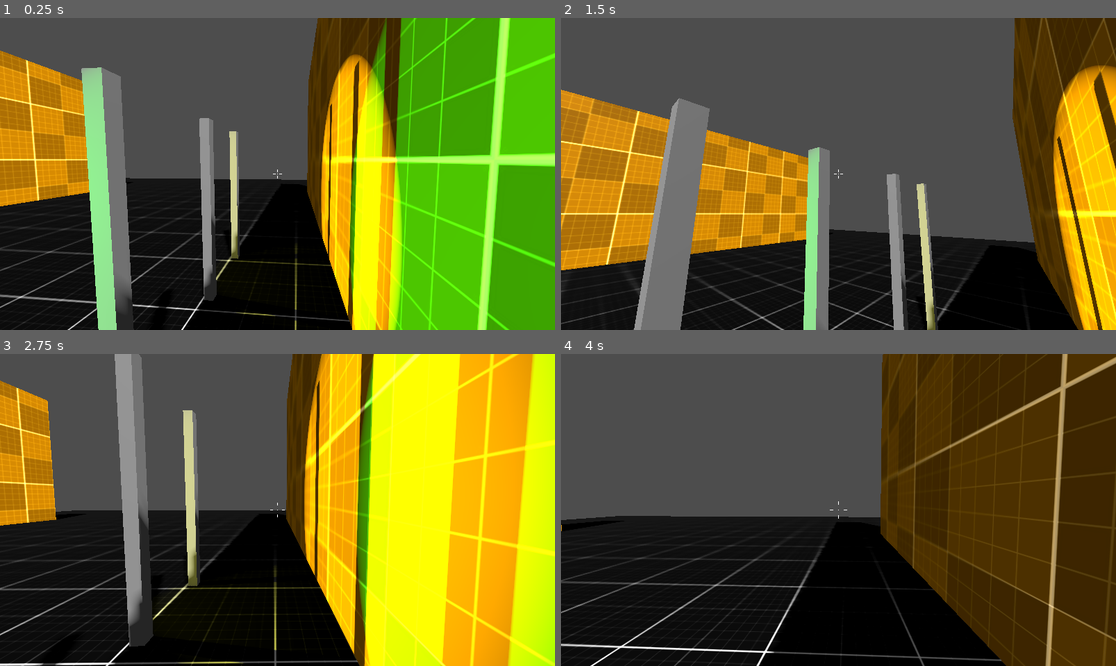
Above: before the commit, frames 1-4 (two rows, left to right).
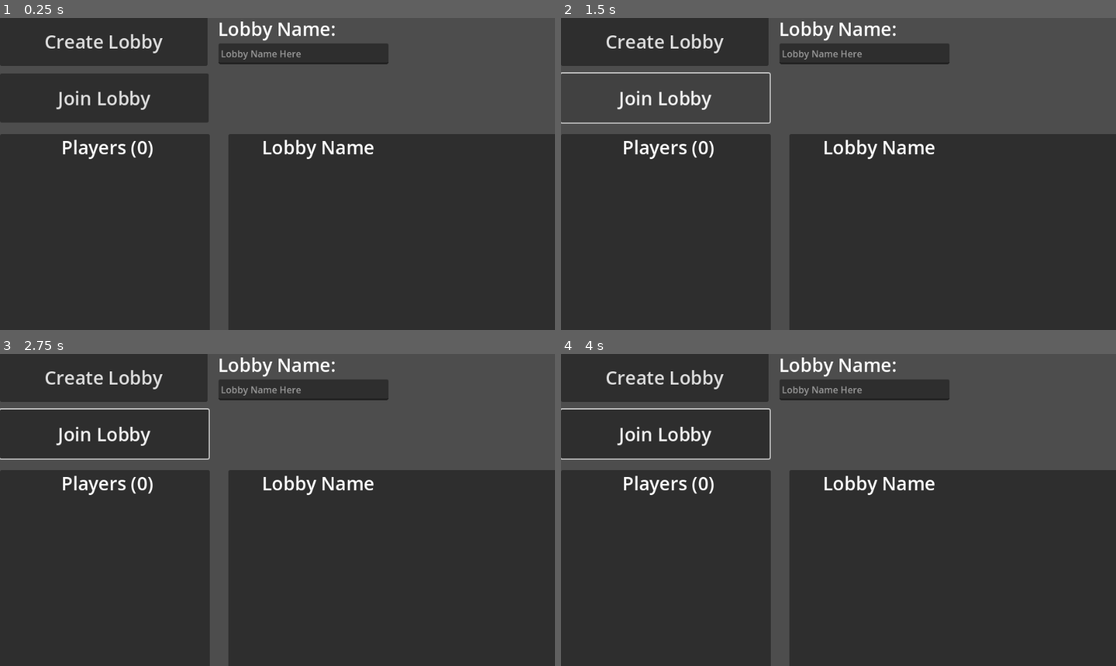
Above: after the commit, the same moments.

Repository: i-am-set/G.Project-Rime
Game: Godot game, scene res://scenes/mainmenu.tscn
Same seed, same stepped clock (60 frames per second), same inputs: the game is played once before the commit and once after it. Before the commit the project starts from res://levels/level_015.tscn. A sky picture missing from this copy of the repository is replaced by a grey-blue gradient.
Inputs (mouse positions are in pixels of both pictures, inside the frame that each line leads up to):
- Up to frame 1 (0.25 s): no input
- Up to frame 2 (1.5 s): click (666, 39) at 0.5 s, where only the run after the commit has a clickable "Create Lobby"; click (666, 99) at 1.25 s, where only the run after the commit has a clickable "Join Lobby"
- Up to frame 3 (2.75 s): move the mouse to (305, 510) at 2.02 s; hold W (move_forward) from 2.03 s (still down); hold C (crouch) from 2.03 s (still down)
- Up to frame 4 (4 s): keep holding W (move_forward); move the mouse to (810, 510) at 2.77 s; release C (crouch) at 2.78 s; tap Shift (sprint) at 2.85 s; move the mouse to (849, 503) at 3.52 s; hold C (crouch) from 3.53 s (still down)

The runs differ from the first frame. In frame 1, 90% of the frame differs, in the area x 0-100%, y 0-100%; in frame 2, 78%; in frame 3, 90%; in frame 4, 87%.
Error after the commit: Parse Error: Identifier "Steam" not declared in the current scope. (res://scripts/global.gd:19)

Commit message:
End of work push 10:31 pm 2/12/2024

Diff:
--- a/controllers/fps_controller.tscn
+++ b/controllers/fps_controller.tscn
@@ -63,7 +63,7 @@
 tracks/3/type = "value"
 tracks/3/imported = false
 tracks/3/enabled = true
-tracks/3/path = NodePath("ShapeCast3D:position")
+tracks/3/path = NodePath("OverheadShapeCast:position")
 tracks/3/interp = 2
 tracks/3/loop_wrap = true
 tracks/3/keys = {
@@ -170,7 +170,7 @@
 tracks/3/type = "value"
 tracks/3/imported = false
 tracks/3/enabled = true
-tracks/3/path = NodePath("ShapeCast3D:position")
+tracks/3/path = NodePath("OverheadShapeCast:position")
 tracks/3/interp = 1
 tracks/3/loop_wrap = true
 tracks/3/keys = {
@@ -311,7 +311,7 @@
 tracks/3/type = "value"
 tracks/3/imported = false
 tracks/3/enabled = true
-tracks/3/path = NodePath("ShapeCast3D:position")
+tracks/3/path = NodePath("OverheadShapeCast:position")
 tracks/3/interp = 2
 tracks/3/loop_wrap = true
 tracks/3/keys = {
@@ -466,7 +466,7 @@
 MOUSE_SENSITIVITY = 1.0
 CAMERA_CONTROLLER = NodePath("CameraController/Camera3D")
 ANIMATIONPLAYER = NodePath("AnimationPlayer")
-CROUCH_SHAPECAST = NodePath("ShapeCast3D")
+CROUCH_SHAPECAST = NodePath("OverheadShapeCast")
 
 [node name="CollisionShape3D" type="CollisionShape3D" parent="."]
 transform = Transform3D(1, 0, 0, 0, 1, 0, 0, 0, 1, 0, 1, 0)
@@ -502,9 +502,9 @@
 libraries = {
 "": SubResource("AnimationLibrary_m2i2j")
 }
-blend_times = [&"Walking", &"Walking", 0.5, &"Walking", &"Sprinting", 0.5, &"JumpStart", &"Walking", 0.5, &"Sprinting", &"Walking", 0.5, &"Sprinting", &"Crouching", 0.5, &"JumpEnd", &"Walking", 0.5, &"JumpEnd", &"JumpStart", 0.1, &"Crouching", &"Walking", 0.5, &"Crouching", &"Sprinting", 0.5]
-
-[node name="ShapeCast3D" type="ShapeCast3D" parent="."]
+blend_times = [&"JumpEnd", &"Walking", 0.5, &"JumpEnd", &"JumpStart", 0.1, &"Crouching", &"Walking", 0.5, &"Crouching", &"Sprinting", 0.5, &"Walking", &"Walking", 0.5, &"Walking", &"Sprinting", 0.5, &"Sprinting", &"Crouching", 0.5, &"Sprinting", &"Walking", 0.5, &"JumpStart", &"Walking", 0.5]
+
+[node name="OverheadShapeCast" type="ShapeCast3D" parent="."]
 unique_name_in_owner = true
 transform = Transform3D(1, 0, 0, 0, -4.37114e-08, 1, 0, -1, -4.37114e-08, 0, 1.5, 0)
 shape = SubResource("SeparationRayShape3D_cvmy6")
@@ -576,6 +576,8 @@
 
 [node name="WalkingPlayerState" type="Node" parent="PlayerStateMachine"]
 script = ExtResource("9_64gk6")
+SPEED = 3.0
+ACCELERATION = 0.075
 
 [node name="SprintingPlayerState" type="Node" parent="PlayerStateMachine"]
 unique_name_in_owner = true
--- a/controllers/scripts/CrouchingPlayerState.gd
+++ b/controllers/scripts/CrouchingPlayerState.gd
@@ -6,7 +6,7 @@
 @export var TOGGLE_CROUCH : bool = false
 @export_range(1, 6, 0.1) var CROUCH_SPEED : float = 4.0
 
-@onready var CROUCH_SHAPECAST : ShapeCast3D = %ShapeCast3D
+@onready var CROUCH_SHAPECAST : ShapeCast3D = %OverheadShapeCast
 
 var RELEASED : bool = false
 
--- a/controllers/scripts/SlidingPlayerState.gd
+++ b/controllers/scripts/SlidingPlayerState.gd
@@ -6,7 +6,7 @@
 @export var TILT_AMOUNT : float = 0.09
 @export_range(1, 6, 0.1) var SLIDE_ANIM_SPEED : float = 4.0
 
-@onready var CROUCH_SHAPECAST : ShapeCast3D = %ShapeCast3D
+@onready var CROUCH_SHAPECAST : ShapeCast3D = %OverheadShapeCast
 
 func enter(previous_state) -> void:
 	set_tilt(PLAYER._current_rotation)
--- a/controllers/scripts/fps_controller.gd
+++ b/controllers/scripts/fps_controller.gd
@@ -20,7 +20,7 @@
 
 var _current_rotation : float
 
-# Get the gravity from the project settings to be synced with RigidBody nodes.
+# Get the gravity from the project s ettings to be synced with RigidBody nodes.
 
 var gravity = 9.8
 
--- a/multiplayer/MultiplayerController.tscn
+++ /dev/null
@@ -1,36 +0,0 @@
-[gd_scene load_steps=2 format=3 uid="uid://ul2g4eoichyf"]
-
-[ext_resource type="Script" path="res://scripts/MultiplayerController.gd" id="1_v7mup"]
-
-[node name="MultiplayerController" type="Control"]
-layout_mode = 3
-anchors_preset = 15
-anchor_right = 1.0
-anchor_bottom = 1.0
-grow_horizontal = 2
-grow_vertical = 2
-script = ExtResource("1_v7mup")
-
-[node name="Host" type="Button" parent="."]
-layout_mode = 0
-offset_left = 32.0
-offset_top = 33.0
-offset_right = 83.0
-offset_bottom = 64.0
-text = "HOST"
-
-[node name="Join" type="Button" parent="."]
-layout_mode = 0
-offset_left = 32.0
-offset_top = 72.0
-offset_right = 75.0
-offset_bottom = 103.0
-text = "JOIN"
-
-[node name="Start Game" type="Button" parent="."]
-layout_mode = 0
-offset_left = 32.0
-offset_top = 113.0
-offset_right = 138.0
-offset_bottom = 144.0
-text = "START GAME"
--- a/project.godot
+++ b/project.godot
@@ -11,8 +11,8 @@
 [application]
 
 config/name="G.Project-Rime"
-run/main_scene="res://levels/level_015.tscn"
-config/features=PackedStringArray("4.2", "Forward Plus")
+run/main_scene="res://scenes/mainmenu.tscn"
+config/features=PackedStringArray("4.2", "C#", "Forward Plus")
 config/icon="res://icon.svg"
 
 [autoload]
@@ -21,11 +21,10 @@
 
 [display]
 
-window/size/viewport_width=1920
-window/size/viewport_height=1080
+window/size/viewport_width=960
+window/size/viewport_height=540
 window/size/mode=2
 window/size/initial_position_type=0
-window/size/always_on_top=true
 
 [dotnet]
 
--- /dev/null
+++ b/scenes/mainmenu.tscn
@@ -0,0 +1,141 @@
+[gd_scene load_steps=3 format=3 uid="uid://bf3ab670oy0m8"]
+
+[ext_resource type="Script" path="res://steam/Steam Lobby.gd" id="1_0trix"]
+
+[sub_resource type="Theme" id="Theme_ti0bt"]
+Button/font_sizes/font_size = 32
+Label/font_sizes/font_size = 48
+
+[node name="Control" type="Control"]
+layout_mode = 3
+anchors_preset = 15
+anchor_right = 1.0
+anchor_bottom = 1.0
+offset_top = -2.0
+offset_bottom = -2.0
+grow_horizontal = 2
+grow_vertical = 2
+theme = SubResource("Theme_ti0bt")
+script = ExtResource("1_0trix")
+
+[node name="CreateLobby" type="Button" parent="."]
+layout_mode = 0
+offset_right = 359.0
+offset_bottom = 85.0
+text = "Create Lobby"
+
+[node name="Label2" type="Label" parent="CreateLobby"]
+layout_mode = 0
+offset_left = 377.0
+offset_top = -2.0
+offset_right = 581.0
+offset_bottom = 65.0
+theme_override_font_sizes/font_size = 32
+text = "Lobby Name:"
+
+[node name="LobbySetName" type="TextEdit" parent="CreateLobby"]
+layout_mode = 0
+offset_left = 378.0
+offset_top = 46.0
+offset_right = 672.0
+offset_bottom = 82.0
+placeholder_text = "Lobby Name Here"
+
+[node name="JoinLobby" type="Button" parent="."]
+layout_mode = 0
+offset_top = 98.0
+offset_right = 361.0
+offset_bottom = 183.0
+text = "Join Lobby"
+
+[node name="StartGame" type="Button" parent="."]
+layout_mode = 0
+offset_left = 1524.0
+offset_top = 111.0
+offset_right = 1897.0
+offset_bottom = 189.0
+text = "Start Game"
+
+[node name="LeaveLobby" type="Button" parent="."]
+layout_mode = 0
+offset_left = 2.0
+offset_top = 935.0
+offset_right = 365.0
+offset_bottom = 1017.0
+text = "Leave Lobby"
+
+[node name="SteamName" type="Label" parent="."]
+layout_mode = 0
+offset_left = 1525.0
+offset_top = 23.0
+offset_right = 1895.0
+offset_bottom = 90.0
+text = "Steam Name"
+horizontal_alignment = 2
+vertical_alignment = 1
+autowrap_mode = 2
+
+[node name="Players" type="Panel" parent="."]
+layout_mode = 0
+offset_top = 203.0
+offset_right = 363.0
+offset_bottom = 869.0
+
+[node name="PlayerCount" type="Label" parent="Players"]
+layout_mode = 0
+offset_left = 106.0
+offset_right = 265.0
+offset_bottom = 67.0
+theme_override_font_sizes/font_size = 32
+text = "Players (0)"
+
+[node name="PlayerList" type="RichTextLabel" parent="Players"]
+layout_mode = 0
+offset_left = 23.0
+offset_top = 53.0
+offset_right = 347.0
+offset_bottom = 642.0
+
+[node name="Chat" type="Panel" parent="."]
+layout_mode = 0
+offset_left = 395.0
+offset_top = 203.0
+offset_right = 1896.0
+offset_bottom = 869.0
+
+[node name="ChatName" type="Label" parent="Chat"]
+layout_mode = 0
+offset_left = 58.0
+offset_right = 217.0
+offset_bottom = 67.0
+theme_override_font_sizes/font_size = 32
+text = "Lobby Name"
+
+[node name="ChatOutput" type="RichTextLabel" parent="Chat"]
+layout_mode = 0
+offset_left = 8.0
+offset_top = 47.0
+offset_right = 1487.0
+offset_bottom = 655.0
+
+[node name="SendMessage" type="Button" parent="."]
+layout_mode = 0
+offset_left = 408.0
+offset_top = 910.0
+offset_right = 602.0
+offset_bottom = 950.0
+theme_override_font_sizes/font_size = 16
+text = "Send Message"
+
+[node name="TextEdit" type="TextEdit" parent="SendMessage"]
+layout_mode = 0
+offset_left = 199.0
+offset_top = 2.0
+offset_right = 1012.0
+offset_bottom = 38.0
+placeholder_text = "Your Message Here"
+
+[connection signal="pressed" from="CreateLobby" to="." method="_on_create_lobby_pressed"]
+[connection signal="pressed" from="JoinLobby" to="." method="_on_join_lobby_pressed"]
+[connection signal="pressed" from="StartGame" to="." method="_on_start_game_pressed"]
+[connection signal="pressed" from="LeaveLobby" to="." method="_on_leave_lobby_pressed"]
--- a/scripts/MultiplayerController.gd
+++ /dev/null
@@ -1,21 +0,0 @@
-extends Control
-
-@export var Address = "127.0.0.1"
-
-func _ready():
-	multiplayer.peer_connected.connect(peer_connected)
-	multiplayer.peer_disconnected.connect(peer_disconnected)
-	multiplayer.connected_to_server.connect(connected_to_server)
-	multiplayer.connection_failed.connect(connection_failed)
-
-func peer_connected(id):
-	print("Player Connected" + id)
-
-func peer_disconnected(id):
-	print("Player Disconnected" + id)
-
-func connected_to_server():
-	print("Connected to server")
-
-func connection_failed():
-	print("Could not connect")
--- a/scripts/global.gd
+++ b/scripts/global.gd
@@ -2,3 +2,52 @@
 
 var debug # Reference to DebugPanel for debug property assignment
 var player # Reference to PlayerController
+
+# Steam Variables
+var OWNED = false
+var ONLINE = false
+var STEAM_ID = 0
+var STEAM_NAME = ""
+# Lobby Variables
+var DATA
+var LOBBY_ID = 0
+var LOBBY_MAX_MEMBERS = 4
+var LOBBY_MEMBERS = []
+var LOBBY_INVITE_ARG = false
+
+func _ready():
+	var INIT = Steam.steamInit()
+	if INIT['status'] == 20:
+		print("Steam is not running. Please run steam for this integration to work.")
+		# Show an alert
+		OS.alert("Initialization Status: " + str(INIT['status']) + "\n" + str(INIT['verbal']) + "\nPlease run steam for this integration to work.", "Steam not running.")
+		# Quit the game
+		get_tree().quit()
+		return
+	elif Steam.getSteamID() <= 0:
+		print("Steam has not fully initualized and/or no valid Steam ID was found.")
+		# Show an alert
+		OS.alert("Steam has not fully initualized and/or no valid Steam ID was found.\nPlease wait for Steam to initualize and try again.", "Failure to find Steam ID")
+		# Quit the game
+		get_tree().quit()
+		return
+	elif INIT['status'] != 1:
+		print("Steam is not running. Please run steam for this integration to work.")
+		# Show an alert
+		OS.alert("Initialization Status: " + str(INIT['status']) + "\n" + str(INIT['verbal']), str(INIT['verbal']))
+		# Quit the game
+		get_tree().quit()
+		return
+
+	ONLINE = Steam.loggedOn()
+	STEAM_ID = Steam.getSteamID()
+	STEAM_NAME = Steam.getPersonaName()
+	OWNED = Steam.isSubscribed()
+
+	#if OWNED == false:
+		#print("User does not own this game.")
+		#OS.alert("License not found.\nPlease purchase a copy of the game to proceed.", "Game is not owned.")
+		#get_tree().quit()
+
+func _process(delta):
+	Steam.run_callbacks()
--- /dev/null
+++ b/steam/Steam Lobby.gd
@@ -0,0 +1,350 @@
+extends Node
+
+enum lobby_status {Private, Friends, Public, Invisible}
+enum search_distance {Close, Default, Far, Worldwide}
+
+@onready var steamName = $SteamName
+@onready var lobbySetName = $CreateLobby/LobbySetName
+@onready var lobbyGetName = $Chat/ChatName
+@onready var lobbyOutput = $Chat/ChatOutput
+#@onready var lobbyPopup =
+#@onready var lobbyList =
+@onready var playerCount = $Players/PlayerCount
+@onready var playerList = $Players/PlayerList
+@onready var chatInput = $SendMessage/TextEdit
+
+func _ready():
+	# set steam name on screen
+	steamName.text = Global.STEAM_NAME
+	# Steamwork connections
+	Steam.lobby_created.connect(_on_lobby_created)
+	#Steam.lobby_match_list.connect(_on_lobby_match_list)
+	Steam.lobby_joined.connect(_on_lobby_joined)
+	Steam.lobby_chat_update.connect(_on_lobby_chat_update)
+	##Steam.lobby_message.connect(_on_lobby_message)
+	Steam.lobby_data_update.connect(_on_lobby_data_update)
+	Steam.join_requested.connect(_on_lobby_join_Requested)
+	##Steam.lobby_invite.connect(_on_lobby_invite)
+	#Steam.persona_state_change.connect(_on_persona_change)
+	## Check for command line arguments
+	check_command_line()
+
+#################
+### Functions ###
+#################
+
+func create_lobby() -> void:
+	# Make sure a lobby is not already set
+	if Global.LOBBY_ID == 0:
+		Steam.createLobby(Steam.LOBBY_TYPE_PUBLIC, Global.LOBBY_MAX_MEMBERS)
+
+func join_lobby(this_lobby_id):
+	#lobbyPopup.hide()
+	var _name = Steam.getLobbyData(this_lobby_id, "name")
+	display_message("Joining lobby " + str(_name) + "...")
+
+	# Clear previous lobby members lists
+	Global.LOBBY_MEMBERS.clear()
+
+	# Steam join request
+	Steam.joinLobby(this_lobby_id)
+
+func get_lobby_members() -> void:
+	# Clear your previous lobby list
+	Global.LOBBY_MEMBERS.clear()
+
+	# Get the number of members from this lobby from Steam
+	var num_of_members: int = Steam.getNumLobbyMembers(Global.LOBBY_ID)
+	# Update player list count
+	playerCount.set_text("Players (" + str(num_of_members) + ")")
+
+	# Get the data of these players from Steam
+	for this_member in range(0, num_of_members):
+		# Get the member's Steam ID
+		var member_steam_id: int = Steam.getLobbyMemberByIndex(Global.LOBBY_ID, this_member)
+
+		# Get the member's Steam name
+		var member_steam_name: String = Steam.getFriendPersonaName(member_steam_id)
+
+		# Add them to the list
+		add_player_list(member_steam_id, member_steam_name)
+
+func add_player_list(this_steam_id, this_steam_name):
+	# Add players to list
+	Global.LOBBY_MEMBERS.append({"steam_id":this_steam_id, "steam_name":this_steam_name})
+	# Ensure list is cleared
+	playerList.clear()
+	# Populate player list
+	for member in Global.LOBBY_MEMBERS:
+		playerList.add_text(str(member["steam_name"]) + "\n")
+
+func display_message(message):
+	lobbyOutput.add_text("\n" + str(message))
+
+
+#######################
+### Steam Callbacks ###
+#######################
+
+func _on_lobby_created(connect: int, this_lobby_id: int) -> void:
+	if connect == 1:
+		# Set the lobby ID
+		Global.LOBBY_ID = this_lobby_id
+		display_message("Created lobby: " + lobbySetName.text)
+
+		# Set this lobby as joinable, just in case, though this should be done by default
+		Steam.setLobbyJoinable(this_lobby_id, true)
+
+		# Set lobby data
+		Steam.setLobbyData(this_lobby_id, "name", lobbySetName.text)
+		var _name = Steam.getLobbyData(this_lobby_id, "name")
+		lobbyGetName.text = str(_name)
+
+		## Allow P2P connections to fallback to being relayed through Steam if needed
+		#var set_relay: bool = Steam.allowP2PPacketRelay(true)on_lobbyon_lobby
+		#print("Allowing Steam to be relay backup: %s" % set_relay)
+
+func _on_lobby_joined(this_lobby_id: int, _permissions: int, _locked: bool, response: int) -> void:
+	# If joining was successful
+	if response == Steam.CHAT_ROOM_ENTER_RESPONSE_SUCCESS:
+		# Set this lobby ID as your lobby ID
+		Global.LOBBY_ID = this_lobby_id
+
+		var _name = Steam.getLobbyData(this_lobby_id, "name")
+		lobbyGetName.text = str(_name)
+
+		# Get the lobby members
+		get_lobby_members()
+
+		## Make the initial handshake
+		#make_p2p_handshake()
+
+	# Else it failed for some reason
+	else:
+		# Get the failure reason
+		var fail_reason: String
+
+		match response:
+			Steam.CHAT_ROOM_ENTER_RESPONSE_DOESNT_EXIST: fail_reason = "This lobby no longer exists."
+			Steam.CHAT_ROOM_ENTER_RESPONSE_NOT_ALLOWED: fail_reason = "You don't have permission to join this lobby."
+			Steam.CHAT_ROOM_ENTER_RESPONSE_FULL: fail_reason = "The lobby is now full."
+			Steam.CHAT_ROOM_ENTER_RESPONSE_ERROR: fail_reason = "Uh... something unexpected happened!"
+			Steam.CHAT_ROOM_ENTER_RESPONSE_BANNED: fail_reason = "You are banned from this lobby."
+			Steam.CHAT_ROOM_ENTER_RESPONSE_LIMITED: fail_reason = "You cannot join due to having a limited account."
+			Steam.CHAT_ROOM_ENTER_RESPONSE_CLAN_DISABLED: fail_reason = "This lobby is locked or disabled."
+			Steam.CHAT_ROOM_ENTER_RESPONSE_COMMUNITY_BAN: fail_reason = "This lobby is community locked."
+			Steam.CHAT_ROOM_ENTER_RESPONSE_MEMBER_BLOCKED_YOU: fail_reason = "A user in the lobby has blocked you from joining."
+			Steam.CHAT_ROOM_ENTER_RESPONSE_YOU_BLOCKED_MEMBER: fail_reason = "A user you have blocked is in the lobby."
+
+		print("Failed to join this chat room: %s" % fail_reason)
+
+		##Reopen the lobby list
+		#_on_open_lobby_list_pressed()
+
+
+func _on_lobby_join_Requested(this_lobby_id: int, friend_id: int) -> void:
+	# Get the lobby owner's name
+	var owner_name: String = Steam.getFriendPersonaName(friend_id)
+
+	display_message("Joining %s's lobby..." % owner_name)
+
+	# Attempt to join the lobby
+	join_lobby(this_lobby_id)
+
+
+func _on_lobby_data_update(success, this_lobby_id, this_member_id, key):
+	print("Success: " + str(success) + ", Lobby ID: " + str(this_lobby_id) + ", Member ID: " + str(this_member_id) + ", Key: " + str(key))
+
+
+func _on_lobby_chat_update(this_lobby_id, changed_id, making_change_id, chat_state):
+	# User who made lobby change
+	var changer = Steam.getFriendPersonaName(making_change_id)
+
+	# chat_state change made
+	if chat_state == 1:
+		display_message(str(changer) + " has joined the lobby.")
+	elif chat_state == 2:
+		display_message(str(changer) + " has left the lobby.")
+	elif chat_state == 3:
+		display_message(str(changer) + " has disconnected.")
+	elif chat_state == 8:
+		display_message(str(changer) + " has been kicked from the lobby.")
+	elif chat_state == 16:
+		display_message(str(changer) + " has been banned from the lobby.")
+	else:
+		display_message(str(changer) + " made an unknown change.")
+#
+#func _on_open_lobby_list_pressed() -> void:
+	## Set distance to worldwide
+	#Steam.addRequestLobbyListDistanceFilter(Steam.LOBBY_DISTANCE_FILTER_WORLDWIDE)
+#
+	#print("Requesting a lobby list")
+	#Steam.requestLobbyList()
+#
+#
+#func _on_lobby_match_list(these_lobbies: Array) -> void:
+	#for this_lobby in these_lobbies:
+		## Pull lobby data from Steam, these are specific to our example
+		#var lobby_name: String = Steam.getLobbyData(this_lobby, "name")
+		#var lobby_mode: String = Steam.getLobbyData(this_lobby, "mode")
+#
+		## Get the current number of members
+		#var lobby_num_members: int = Steam.getNumLobbyMembers(this_lobby)
+#
+		## Create a button for the lobby
+		#var lobby_button: Button = Button.new()
+		#lobby_button.set_text("Lobby %s: %s [%s] - %s Player(s)" % [this_lobby, lobby_name, lobby_mode, lobby_num_members])
+		#lobby_button.set_size(Vector2(800, 50))
+		#lobby_button.set_name("lobby_%s" % this_lobby)
+		#lobby_button.connect("pressed", Callable(self, "join_lobby").bind(this_lobby))
+#
+		## Add the new lobby to the list
+		#$Lobbies/Scroll/List.add_child(lobby_button)
+#
+#
+#func join_lobby(this_lobby_id: int) -> void:
+	#print("Attempting to join lobby %s" % lobby_id)
+#
+	## Clear any previous lobby members lists, if you were in a previous lobby
+	#lobby_members.clear()
+#
+	## Make the lobby join request to Steam
+	#Steam.joinLobby(this_lobby_id)
+#
+#
+
+
+
+
+
+
+
+
+
+## A user's information has changed
+#func _on_persona_change(this_steam_id: int, _flag: int) -> void:
+	## Make sure you're in a lobby and this user is valid or Steam might spam your console log
+	#if lobby_id > 0:
+		#print("A user (%s) had information change, update the lobby list" % this_steam_id)
+#
+		## Update the player list
+		#get_lobby_members()
+#
+#
+#func make_p2p_handshake() -> void:
+	#print("Sending P2P handshake to the lobby")
+#
+	#send_p2p_packet(0, {"message": "handshake", "from": steam_id})
+#
+#
+#func _on_lobby_chat_update(this_lobby_id: int, change_id: int, making_change_id: int, chat_state: int) -> void:
+	## Get the user who has made the lobby change
+	#var changer_name: String = Steam.getFriendPersonaName(change_id)
+#
+	## If a player has joined the lobby
+	#if chat_state == Steam.CHAT_MEMBER_STATE_CHANGE_ENTERED:
+		#print("%s has joined the lobby." % changer_name)
+#
+	## Else if a player has left the lobby
+	#elif chat_state == Steam.CHAT_MEMBER_STATE_CHANGE_LEFT:
+		#print("%s has left the lobby." % changer_name)
+#
+	## Else if a player has been kicked
+	#elif chat_state == Steam.CHAT_MEMBER_STATE_CHANGE_KICKED:
+		#print("%s has been kicked from the lobby." % changer_name)
+#
+	## Else if a player has been banned
+	#elif chat_state == Steam.CHAT_MEMBER_STATE_CHANGE_BANNED:
+		#print("%s has been banned from the lobby." % changer_name)
+#
+	## Else there was some unknown change
+	#else:
+		#print("%s did... something." % changer_name)
+#
+	## Update the lobby now that a change has occurred
+	#get_lobby_members()
+#
+#
+#func _on_send_chat_pressed() -> void:
+	## Get the entered chat message
+	#var this_message: String = $Chat.get_text()
+#
+	## If there is even a message
+	#if this_message.length() > 0:
+		## Pass the message to Steam
+		#var was_sent: bool = Steam.sendLobbyChatMsg(lobby_id, this_message)
+#
+		## Was it sent successfully?
+		#if not was_sent:
+			#print("ERROR: Chat message failed to send.")
+#
+	## Clear the chat input
+	#$Chat.clear()
+#
+#
+#func leave_lobby() -> void:
+	## If in a lobby, leave it
+	#if lobby_id != 0:
+		## Send leave request to Steam
+		#Steam.leaveLobby(lobby_id)
+#
+		## Wipe the Steam lobby ID then display the default lobby ID and player list title
+		#lobby_id = 0
+#
+		## Close session with all users
+		#for this_member in lobby_members:
+			## Make sure this isn't your Steam ID
+			#if this_member['steam_id'] != steam_id:
+#
+				## Close the P2P session
+				#Steam.closeP2PSessionWithUser(this_member['steam_id'])
+#
+		## Clear the local lobby list
+		#lobby_members.clear()
+
+
+
+
+
+###############################
+### Button Signal Functions ###
+###############################
+
+func _on_create_lobby_pressed():
+	create_lobby()
+
+
+func _on_join_lobby_pressed():
+	pass # Replace with function body.
+
+
+func _on_start_game_pressed():
+	pass # Replace with function body.
+
+
+func _on_leave_lobby_pressed():
+	pass # Replace with function body.
+
+
+
+
+#############################
+### Command Line Arugment ###
+#############################
+
+func check_command_line() -> void:
+	var ARGUMENTS: Array = OS.get_cmdline_args()
+
+	# There are arguments to process
+	if ARGUMENTS.size() > 0:
+
+		# A Steam connection argument exists
+		if ARGUMENTS[0] == "+connect_lobby":
+
+			# Lobby invite exists so try to connect to it
+			if int(ARGUMENTS[1]) > 0:
+
+				# At this point, you'll probably want to change scenes
+				# Something like a loading into lobby screen
+				print("Command line lobby ID: %s" % ARGUMENTS[1])
+				#join_lobby(int(ARGUMENTS[1]))
--- /dev/null
+++ b/steam/SteamController.gd
@@ -0,0 +1,30 @@
+extends Control
+
+# Called when the node enters the scene tree for the first time.
+func _ready():
+	Steam.steamInit()
+
+	var steamRunning = Steam.isSteamRunning()
+	if !steamRunning:
+		print("Steam is not running. Please run steam for this integration to work.")
+		# Show an alert
+		OS.alert("Steam is not running.\nPlease run steam for this integration to work.", "Steam not running.")
+		# Quit the game
+		get_tree().quit()
+		return
+	if Steam.getSteamID() <= 0:
+		print("Steam has not fully initualized and/or no valid Steam ID was found.")
+		# Show an alert
+		OS.alert("Steam has not fully initualized and/or no valid Steam ID was found.", "Failure to find Steam ID")
+		# Quit the game
+		get_tree().quit()
+		return
+
+	var _userId = Steam.getSteamID()
+	var _name = Steam.getFriendPersonaName(_userId)
+	print("Your steam name is " + _name)
+
+
+# Called every frame. 'delta' is the elapsed time since the previous frame.
+func _process(delta):
+	pass
Not shown, added: addons/godotsteam/LICENSE.txt
Not shown, added: steam_appid.txt
Not shown, added: Godot FPS Project.csproj
Not shown, added: Godot FPS Project.sln
Not shown, added: addons/godotsteam/godotsteam.gdextension
Not shown, added: addons/godotsteam/linux32/libgodotsteam.debug.x86_32.so
Not shown, added: addons/godotsteam/linux32/libgodotsteam.x86_32.so
Not shown, added: addons/godotsteam/linux32/libsteam_api.so
Not shown, added: addons/godotsteam/linux64/libgodotsteam.debug.x86_64.so
Not shown, added: addons/godotsteam/linux64/libgodotsteam.x86_64.so
Not shown, added: addons/godotsteam/linux64/libsteam_api.so
Not shown, added: addons/godotsteam/osx/libgodotsteam.debug.framework/libgodotsteam.debug
(and 10 more such lines)
